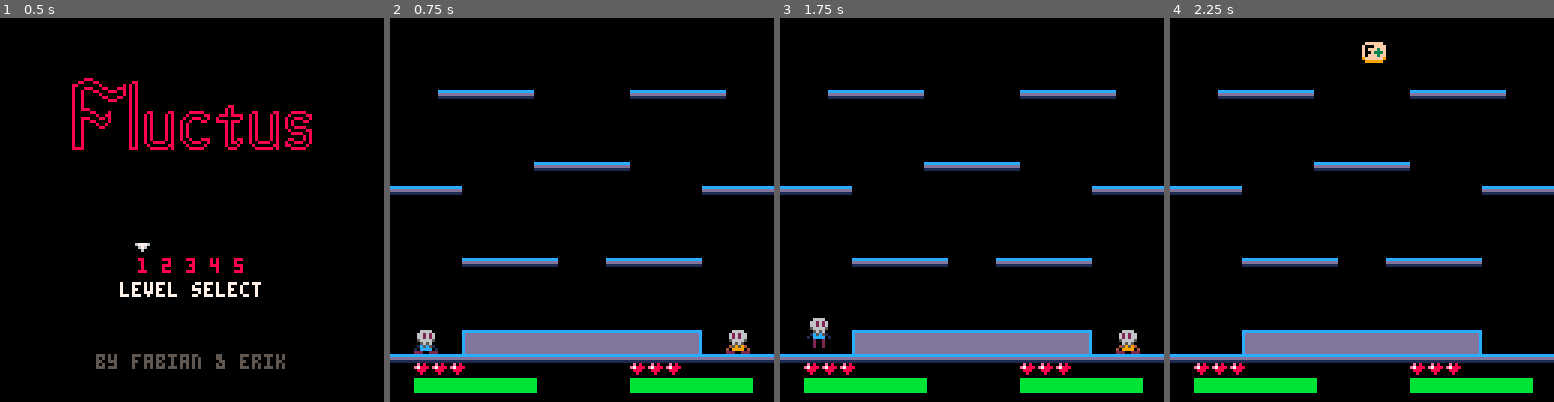
Above: before the commit, frames 1-4 (left to right).
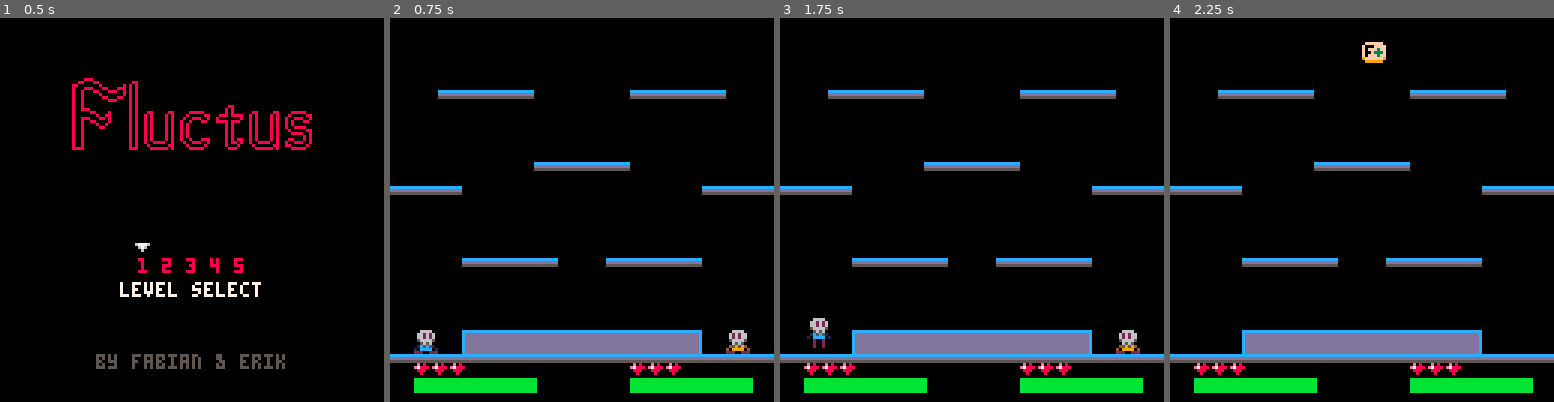
Above: after the commit, the same moments.

Repository: eriksvedang/fluctus
Game: PICO-8 cartridge fluctus.p8
The game is run twice, just before and just after one commit, with the same random seed, the same clock (stepped at 60 frames per second) and the same inputs.
Inputs:
- Up to frame 1 (0.5 s): tap X (X key) at 0.33 s
- Up to frame 2 (0.75 s): tap O (Z key) at 0.7 s
- Up to frame 3 (1.75 s): tap X (X key) at 1.07 s; hold Right from 1.6 s (still down); tap O (Z key) at 1.7 s
- Up to frame 4 (2.25 s): tap X (X key) at 1.85 s; release Right at 2.1 s; tap O (Z key) at 2.1 s

Frame 1 is identical in both runs. In frame 2, 2.1% of the frame differs, in the area x 0-100%, y 20-90%; in frame 3, 2.1%; in frame 4, 2.1%.

Commit message:
Added map colors

Diff:
--- a/fluctus.p8
+++ b/fluctus.p8
@@ -49,6 +49,13 @@
  {x=64,
   y=0}
 }
+map_colors={
+ {12,13},
+ {9,4},
+ {2,3},
+ {8,2},
+ {9,1}
+}
 c_map_side=16
 
 function _init()
@@ -62,7 +69,8 @@
  music(c_music_menu)
 end
 
-function init_game(map_no)
+function init_game(map_n)
+ map_no=map_n
  state=c_game
  powerups={}
  current_map=maps[map_no]
@@ -1020,6 +1028,10 @@
 end
 
 function draw_environment()
+ pal(map_colors[1][1],
+     map_colors[map_no][1])
+ pal(map_colors[1][2],
+     map_colors[map_no][2])
  for floor in all(floors) do
   spr(floor.spr,
       floor.x,floor.y)
@@ -1028,6 +1040,7 @@
   spr(wall.spr,
       wall.x,wall.y)
  end
+ pal()
 end
 
 function draw_gun(g)
@@ -1108,7 +1121,7 @@
 22200222000000002220000000000000000000000000000000000000000000000000000000000000000000000000000000000000000000000000000000000000
 cccccccccccccccccccccccccccccccccccccccc0000000000000000000000000000000000000000000000000000000000000000000000000000000000000000
 ddddddddcddddddccddddddddddddddddddddddc0000000000000000000000000000000000000000000000000000000000000000000000000000000000000000
-11111111cddddddccddddddddddddddddddddddc0000000000000000000000000000000000000000000000000000000000000000000000000000000000000000
+55555555cddddddccddddddddddddddddddddddc0000000000000000000000000000000000000000000000000000000000000000000000000000000000000000
 00000000cddddddccddddddddddddddddddddddc0000000000000000000000000000000000000000000000000000000000000000000000000000000000000000
 00000000cddddddccddddddddddddddddddddddc0000000000000000000000000000000000000000000000000000000000000000000000000000000000000000
 00000000cddddddccddddddddddddddddddddddc0000000000000000000000000000000000000000000000000000000000000000000000000000000000000000
